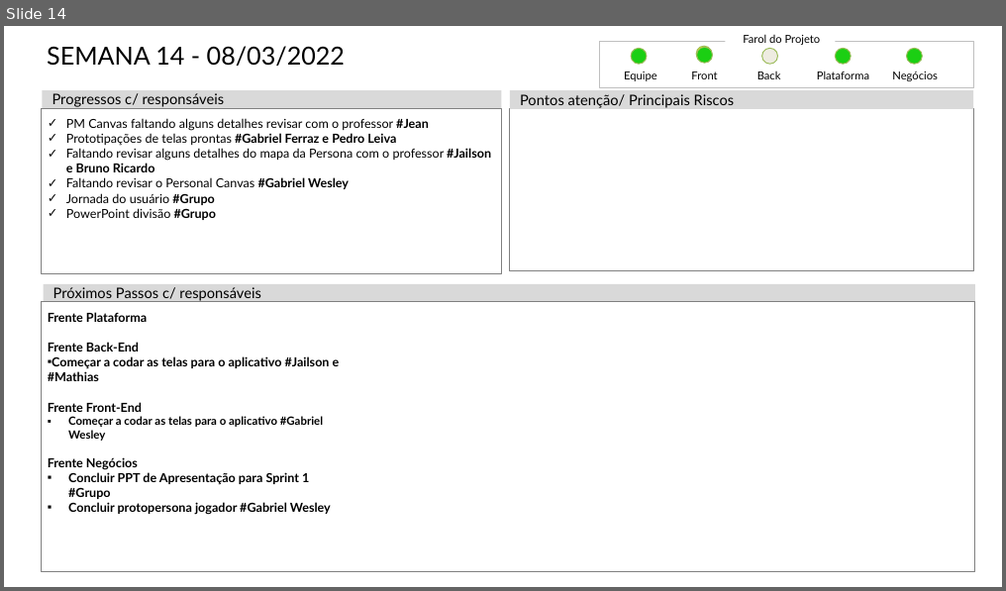
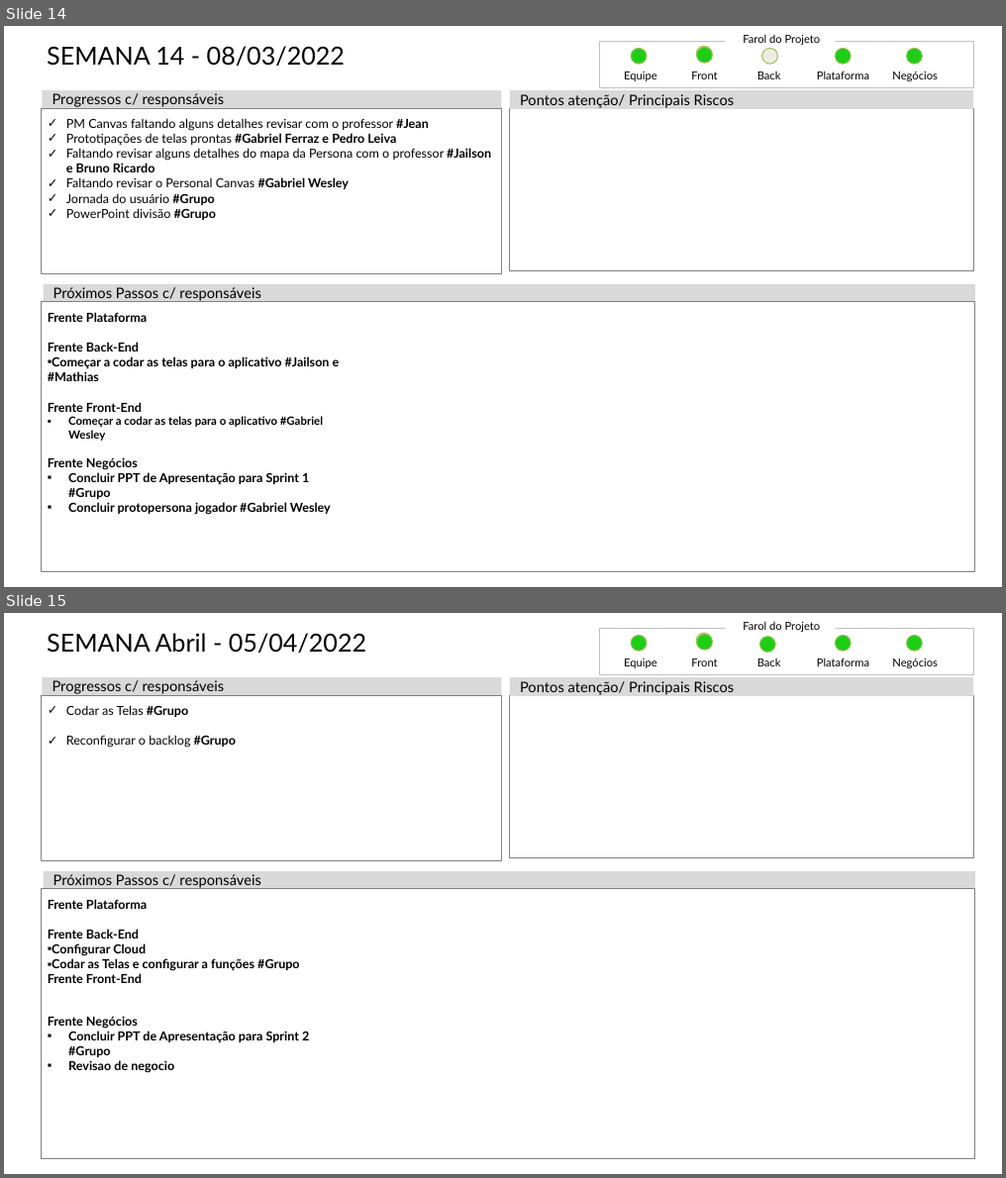
Before and after one commit to Biellferraz/Resenha, a slide deck: documentacao/status-report/Status_Report_-_Grupo_09.pptx. Shown one above the other, each under a label of ours: slide 14 before the commit, slides 14 and 15 after it. The pictures are 1006x591 and 1006x1178 pixels, drawn with LibreOffice and Linux fonts; fonts in the diff are those of the drawing. Boxes give left, top, right and bottom in pixels: in the first picture for what was removed or moved away, otherwise in the second. Text is boxed around its words. In the diff, an @@ line names an element or a change of style, - is before the commit and + after.

Commit message:
[mobile]Status reporte e juncao das telas

```diff
--- a/documentacao/status-report/Status_Report_-_Grupo_09.pptx
+++ b/documentacao/status-report/Status_Report_-_Grupo_09.pptx
@@ slide 15 added at (4,613,1002,1174), background #FFFFFF @@
@@ title added at (47,633,366,653), 26.5 pt, text #000000 @@
+SEMANA Abril - 05/04/2022
@@ rectangle added at (599,629,973,674), outline #BFBFBF 0.5 pt @@
@@ ellipse added at (631,636,647,651), fill #1BCF13, outline #9BBB59 1 pt @@
@@ ellipse added at (696,633,712,649), fill #FFFF00, outline #9BBB59 1 pt @@
@@ ellipse added at (696,634,712,650), fill #1BCF13, outline #9BBB59 1 pt @@
@@ text added at (743,621,821,632), 11.8 pt, text #000000 @@
+Farol do Projeto
@@ ellipse added at (759,636,775,652), fill #1BCF13, outline #9BBB59 1 pt @@
@@ ellipse added at (835,636,850,651), fill #1BCF13, outline #9BBB59 1 pt @@
@@ ellipse added at (906,636,922,651), fill #1BCF13, outline #9BBB59 1 pt @@
@@ text added at (624,659,657,668), 11.8 pt, text #000000 @@
+Equipe
@@ text added at (691,659,717,666), 11.8 pt, text #000000 @@
+Front
@@ text added at (757,659,781,666), 11.8 pt, text #000000 @@
+Back
@@ text added at (817,658,869,666), 11.8 pt, text #000000 @@
+Plataforma
@@ text added at (892,659,938,668), 11.8 pt, text #000000 @@
+Negócios
@@ rectangle added at (41,695,502,861), outline #808080 1 pt, 13.2 pt, text #000000 @@
+✓ Codar as Telas #Grupo
+✓ Reconfigurar o backlog #Grupo
@@ rectangle added at (42,677,502,695), fill #D9D9D9, 15.4 pt, text #000000 @@
+Progressos c/ responsáveis
@@ rectangle added at (509,695,973,859), outline #808080 1 pt @@
@@ rectangle added at (510,677,973,696), fill #D9D9D9, 15.4 pt, text #000000 @@
+Pontos atenção/ Principais Riscos
@@ rectangle added at (44,871,975,889), fill #D9D9D9, 15.4 pt, text #000000 @@
+Próximos Passos c/ responsáveis
@@ rectangle added at (41,889,975,1158), outline #808080 1 pt, 13.2 pt, text #000000, bold @@
+  Frente Plataforma
+  Frente Back-End
+  ▪ Configurar Cloud
+  ▪ Codar as Telas e configurar a funções #Grupo
+  Frente Front-End
+  Frente Negócios
+  ▪ Concluir PPT de Apresentação para Sprint 2 #Grupo
+  ▪ Revisao de negocio
```
Also in this commit, not shown: 20 other files.
